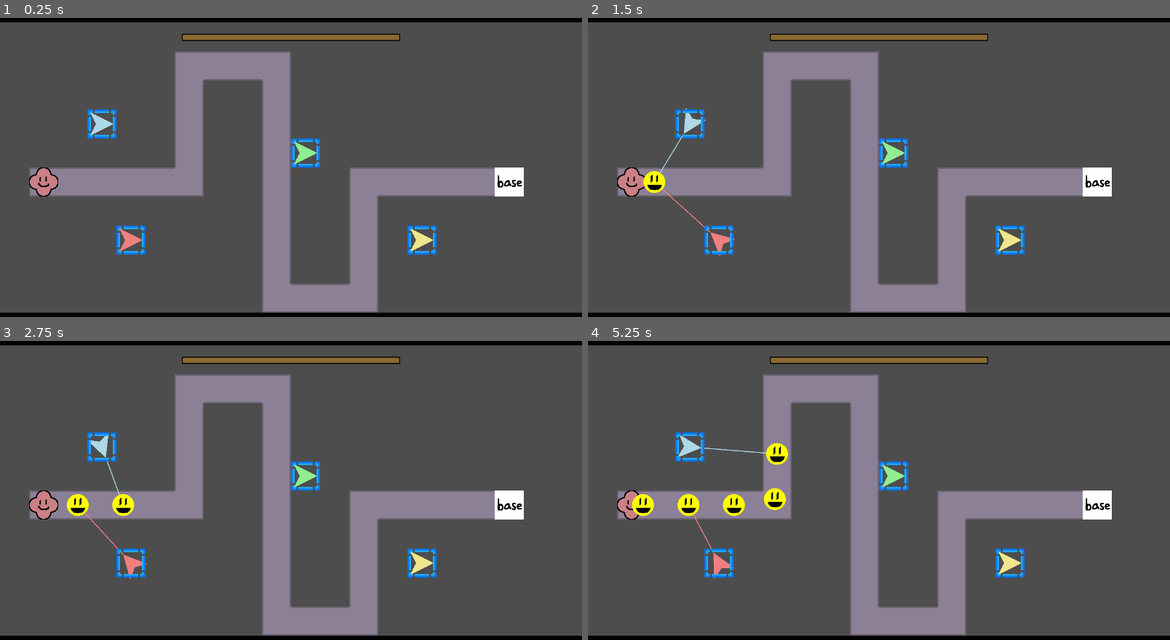
Above: before the commit, frames 1-4 (two rows, left to right).
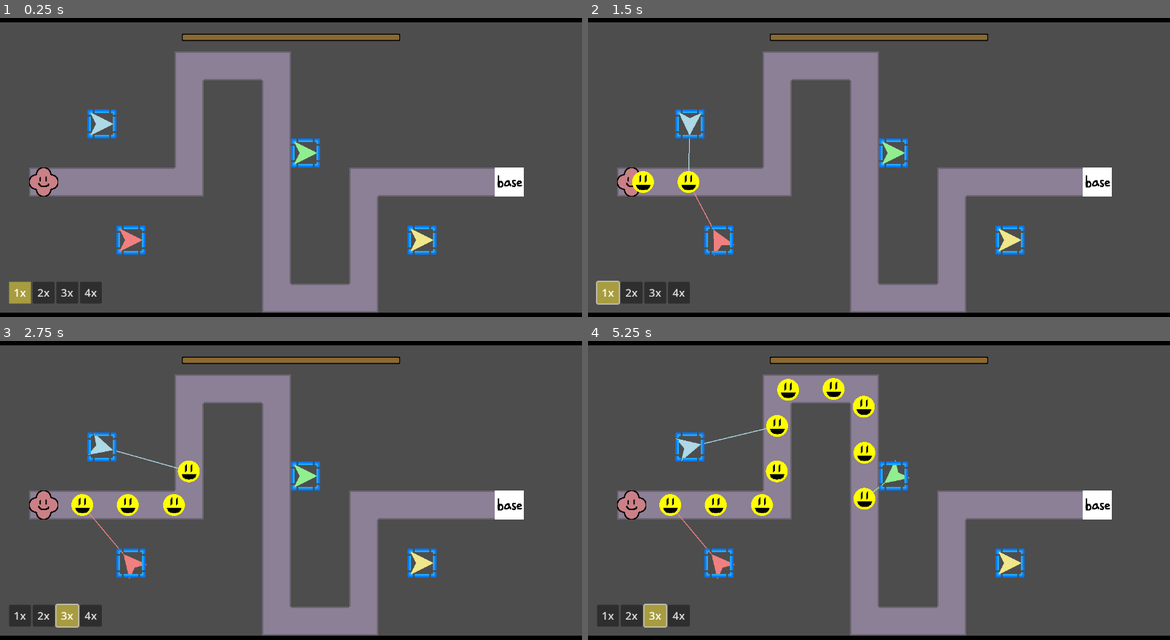
Above: after the commit, the same moments.

Repository: ladybunne/gmtk-game-jam-2024
Game: Godot game, scene res://MainScene.tscn
Same seed, same stepped clock (60 frames per second), same inputs: the game is played once before the commit and once after it.
Inputs (mouse positions are in pixels of both pictures, inside the frame that each line leads up to):
- Up to frame 1 (0.25 s): no input
- Up to frame 2 (1.5 s): click (634, 293) at 0.5 s, where only the run after the commit has a clickable "2x"; click (605, 293) at 1.25 s, where only the run after the commit has a clickable "1x"
- Up to frame 3 (2.75 s): click (69, 616) at 2 s, where only the run after the commit has a clickable "3x"
- Up to frame 4 (5.25 s): click (681, 616) at 2.75 s, where only the run after the commit has a clickable "4x"; click (605, 616) at 3.5 s, where only the run after the commit has a clickable "1x"; click (634, 616) at 4.25 s, where only the run after the commit has a clickable "2x"; click (657, 616) at 5 s, where only the run after the commit has a clickable "3x"

The runs differ from the first frame. In frame 1, 1.1% of the frame differs, in the area x 1-18%, y 88-96%; in frame 2, 1.9%; in frame 3, 2.1%; in frame 4, 4.6%, in the area x 1-56%, y 12-96%.

Commit message:
TIME SCALE WOO (also tower group woo)

Diff:
--- /dev/null
+++ b/Assets/Themes/SpeedButton.tres
@@ -0,0 +1,9 @@
+[gd_resource type="Theme" load_steps=2 format=3 uid="uid://0wid4bcxqwwa"]
+
+[sub_resource type="StyleBoxFlat" id="StyleBoxFlat_kbhy6"]
+bg_color = Color(0.66, 0.61226, 0.2508, 1)
+
+[resource]
+Button/colors/font_disabled_color = Color(1, 1, 1, 1)
+Button/font_sizes/font_size = 24
+Button/styles/disabled = SubResource("StyleBoxFlat_kbhy6")
--- a/GameManager.gd
+++ b/GameManager.gd
@@ -2,3 +2,6 @@
 
 var buildResource = 100
 var areaToBuildResourceRatio = 1.0/1024.0
+
+func _ready() -> void:
+	pass
--- a/GameThings/Tower.tscn
+++ b/GameThings/Tower.tscn
@@ -8,7 +8,7 @@
 [sub_resource type="CircleShape2D" id="CircleShape2D_ejdv8"]
 radius = 200.0
 
-[node name="Tower" type="Area2D" node_paths=PackedStringArray("polygon", "shot_timer", "firing_point")]
+[node name="Tower" type="Area2D" node_paths=PackedStringArray("polygon", "shot_timer", "firing_point") groups=["Tower"]]
 script = ExtResource("1_k4d5n")
 polygon = NodePath("Polygon2D")
 shot_timer = NodePath("ShotTimer")
--- /dev/null
+++ b/Scenes/UI/SpeedControl.gd
@@ -0,0 +1,40 @@
+extends CanvasLayer
+
+# And this is why I don't like @onready.
+@onready var speed_one: Button = $MarginContainer/HBoxContainer/One
+@onready var speed_two: Button = $MarginContainer/HBoxContainer/Two
+@onready var speed_three: Button = $MarginContainer/HBoxContainer/Three
+@onready var speed_four: Button = $MarginContainer/HBoxContainer/Four
+
+var active_button: Button :
+	set(p_active_button):
+		if active_button != null:
+			active_button.disabled = false
+		active_button = p_active_button
+		if active_button != null:
+			active_button.disabled = true
+
+func _ready() -> void:
+	active_button = speed_one
+	# I prefer connecting stuff like this because you can see it easily.
+	speed_one.pressed.connect(one_pressed)
+	speed_two.pressed.connect(two_pressed)
+	speed_three.pressed.connect(three_pressed)
+	speed_four.pressed.connect(four_pressed)
+
+# This is terrible. Oh well!
+func one_pressed():
+	Engine.time_scale = 1
+	active_button = speed_one
+
+func two_pressed():
+	Engine.time_scale = 2
+	active_button = speed_two
+
+func three_pressed():
+	Engine.time_scale = 3
+	active_button = speed_three
+
+func four_pressed():
+	Engine.time_scale = 4
+	active_button = speed_four
--- /dev/null
+++ b/Scenes/UI/SpeedControl.tscn
@@ -0,0 +1,47 @@
+[gd_scene load_steps=3 format=3 uid="uid://crl1o75ydnsjk"]
+
+[ext_resource type="Script" path="res://Scenes/UI/SpeedControl.gd" id="1_hpu33"]
+[ext_resource type="Theme" uid="uid://0wid4bcxqwwa" path="res://Assets/Themes/SpeedButton.tres" id="3_6cl46"]
+
+[node name="SpeedControl" type="CanvasLayer"]
+script = ExtResource("1_hpu33")
+
+[node name="MarginContainer" type="MarginContainer" parent="."]
+anchors_preset = 2
+anchor_top = 1.0
+anchor_bottom = 1.0
+offset_top = -48.0
+offset_right = 48.0
+grow_vertical = 0
+theme_override_constants/margin_left = 20
+theme_override_constants/margin_bottom = 20
+
+[node name="HBoxContainer" type="HBoxContainer" parent="MarginContainer"]
+layout_mode = 2
+
+[node name="One" type="Button" parent="MarginContainer/HBoxContainer"]
+custom_minimum_size = Vector2(48, 48)
+layout_mode = 2
+theme = ExtResource("3_6cl46")
+text = "1x"
+
+[node name="Two" type="Button" parent="MarginContainer/HBoxContainer"]
+custom_minimum_size = Vector2(48, 48)
+layout_mode = 2
+theme = ExtResource("3_6cl46")
+theme_override_font_sizes/font_size = 24
+text = "2x"
+
+[node name="Three" type="Button" parent="MarginContainer/HBoxContainer"]
+custom_minimum_size = Vector2(48, 48)
+layout_mode = 2
+theme = ExtResource("3_6cl46")
+theme_override_font_sizes/font_size = 24
+text = "3x"
+
+[node name="Four" type="Button" parent="MarginContainer/HBoxContainer"]
+custom_minimum_size = Vector2(48, 48)
+layout_mode = 2
+theme = ExtResource("3_6cl46")
+theme_override_font_sizes/font_size = 24
+text = "4x"
--- a/Scenes/UI/UI.tscn
+++ b/Scenes/UI/UI.tscn
@@ -1,10 +1,11 @@
-[gd_scene load_steps=6 format=3 uid="uid://c7f6l47krk6xs"]
+[gd_scene load_steps=7 format=3 uid="uid://c7f6l47krk6xs"]
 
 [ext_resource type="Texture2D" uid="uid://bowofkro0eiv4" path="res://Assets/Sprites/barUnder.png" id="1_yl4kl"]
 [ext_resource type="Texture2D" uid="uid://cehcu8y4e3uyn" path="res://Assets/Sprites/barOver.png" id="2_u31s5"]
 [ext_resource type="Texture2D" uid="uid://cibwiiomnilr2" path="res://Assets/Sprites/barProgress.png" id="3_8mi7g"]
 [ext_resource type="Texture2D" uid="uid://b87ge5byu3q03" path="res://Assets/Sprites/barProgress2.png" id="4_2nsox"]
 [ext_resource type="Script" path="res://Scenes/UI/ResourceBar.gd" id="4_4iij1"]
+[ext_resource type="PackedScene" uid="uid://crl1o75ydnsjk" path="res://Scenes/UI/SpeedControl.tscn" id="6_4y3xo"]
 
 [node name="UI" type="Node"]
 
@@ -74,3 +75,5 @@
 patch_margin_top = 4
 patch_margin_right = 8
 patch_margin_bottom = 4
+
+[node name="SpeedControl" parent="." instance=ExtResource("6_4y3xo")]
--- a/project.godot
+++ b/project.godot
@@ -28,3 +28,4 @@
 [global_group]
 
 Base=""
+Tower=""
